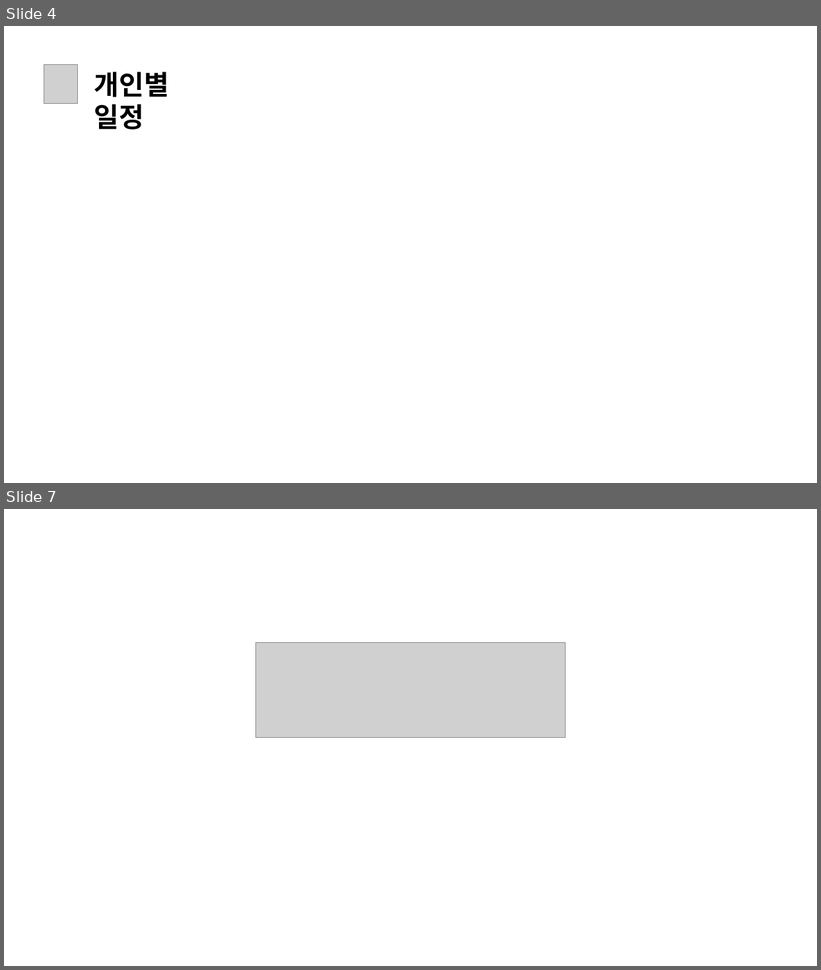
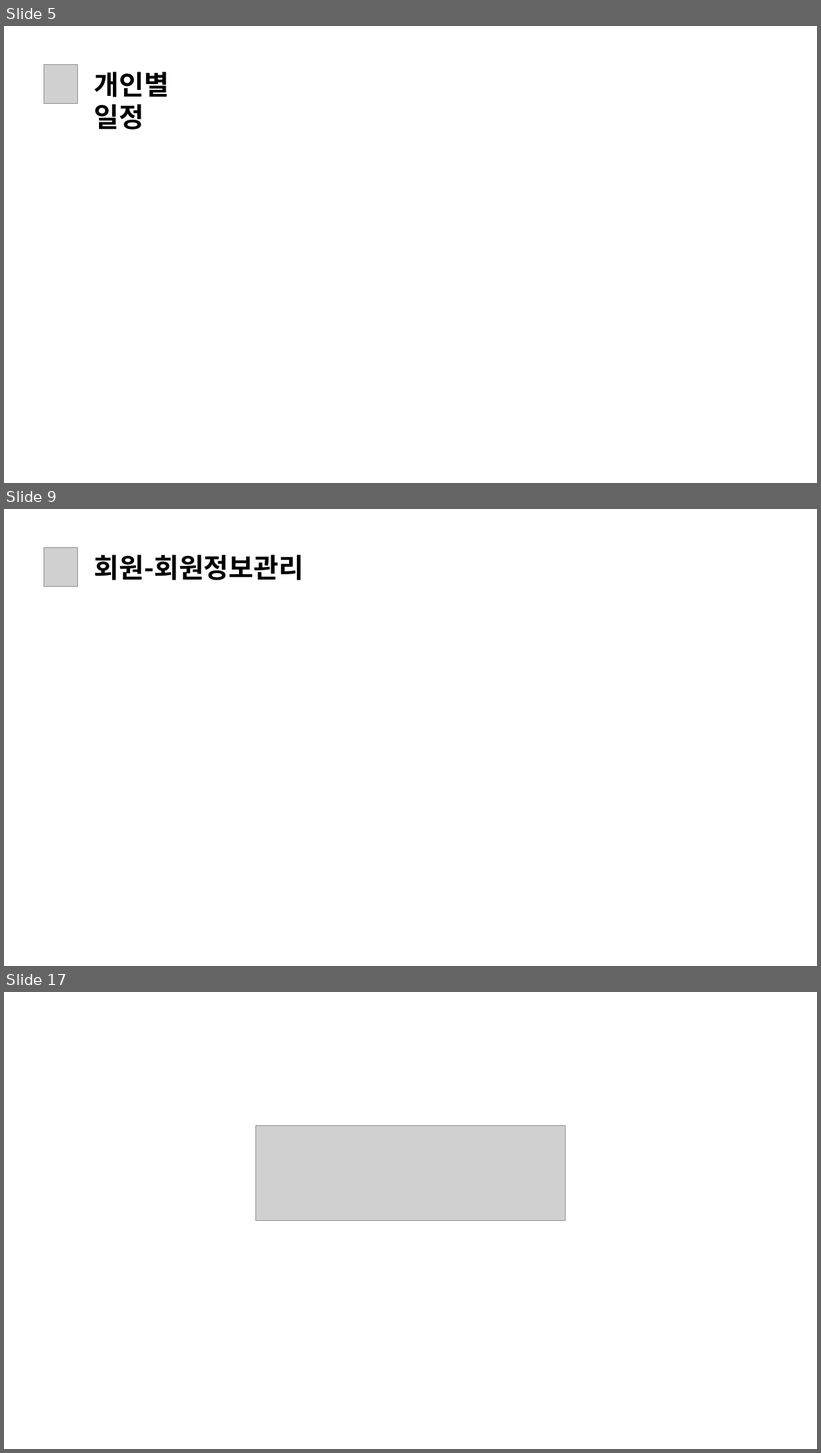
Before and after one commit to daseullll/HappyHouse, a slide deck: happyhouse_광주4반.pptx. Shown one above the other, each under a label of ours: slides 4 and 7 before the commit, slides 5, 9 and 17 after it; the slides between them are not shown. The pictures are 821x970 and 821x1453 pixels, drawn with LibreOffice and Linux fonts; fonts in the diff are those of the drawing; grey boxes stand for pictures. Boxes give left, top, right and bottom in pixels: in the first picture for what was removed or moved away, otherwise in the second. Text is boxed around its words. In the diff, an @@ line names an element or a change of style, - is before the commit and + after.

```diff
--- a/happyhouse_광주4반.pptx
+++ b/happyhouse_광주4반.pptx
@@ slide 9 added at bbox=[4, 509, 817, 966], background #FFFFFF @@
@@ picture added at bbox=[44, 547, 78, 586] @@
@@ text added at bbox=[94, 555, 304, 580], 32 pt, text #000000, bold @@
+회원-회원정보관리
@@ what was slide 4 is now slide 5 @@
@@ what was slide 7 is now slide 17 @@
```
Also in this commit, not shown: 1 slide changed, 11 other slides added, 2 slides removed, 6 other files.
